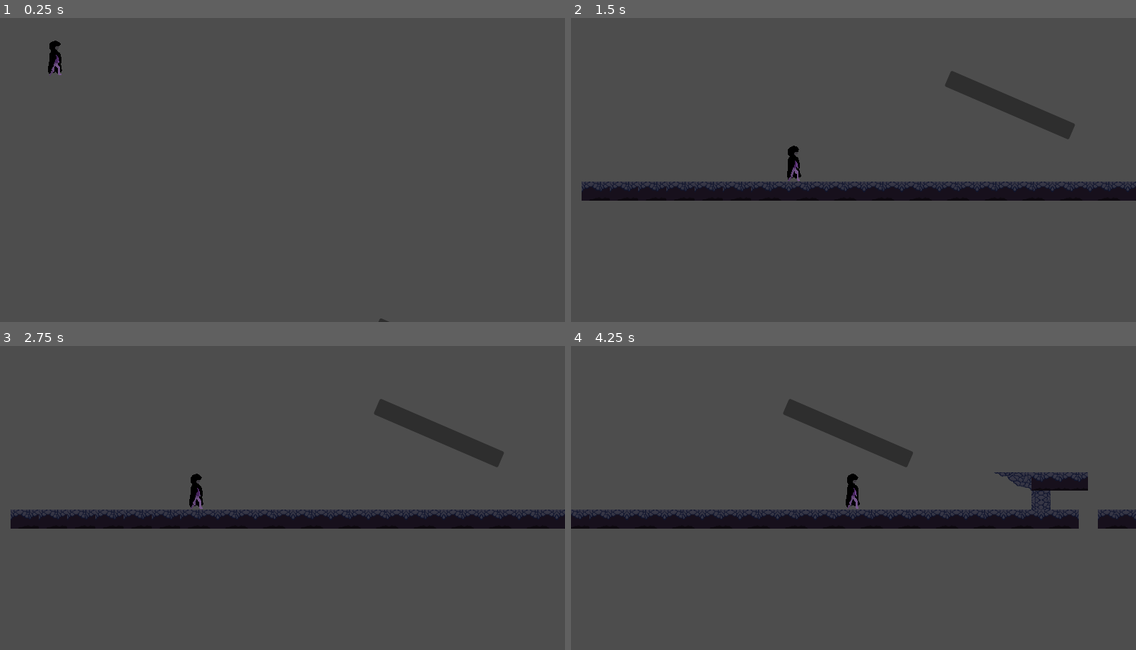
Above: before the commit, frames 1-4 (two rows, left to right).
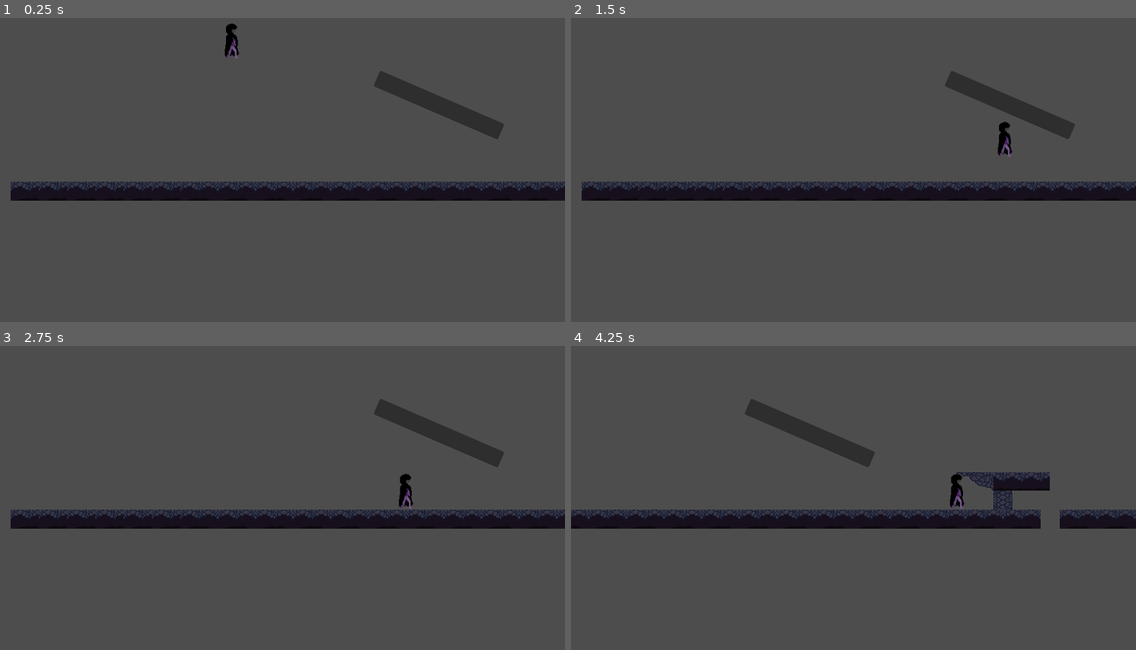
Above: after the commit, the same moments.

Repository: Nyx-go/Aether-Trials
Game: Godot game, scene res://Scenes/Niveaux/Test.tscn
Same seed, same stepped clock (60 frames per second), same inputs: the game is played once before the commit and once after it. This scene is started directly instead of the project's main scene.
Inputs:
- Up to frame 1 (0.25 s): no input
- Up to frame 2 (1.5 s): tap Enter (ui_accept) at 0.5 s; hold D (move_right) from 0.53 s (still down); tap Shift (ability) at 0.6, 1.35 s; tap Space (jump) at 0.77 s
- Up to frame 3 (2.75 s): tap Space (jump) at 1.52 s; release D (move_right) at 2.03 s; hold A (move_left) from 2.03 s (still down); tap Shift (ability) at 2.1 s
- Up to frame 4 (4.25 s): release A (move_left) at 2.78 s; hold D (move_right) from 2.78 s (still down); tap Shift (ability) at 2.85, 3.6 s; tap Space (jump) at 3.02, 3.77 s

The runs differ from the first frame. In frame 1, 7.1% of the frame differs, in the area x 1-100%, y 1-100%; in frame 2, 0.4%; in frame 3, 0.4%; in frame 4, 4.6%.

Commit message:
truc

Diff:
--- a/Scenes/Niveaux/Test.tscn
+++ b/Scenes/Niveaux/Test.tscn
@@ -1,7 +1,10 @@
-[gd_scene load_steps=9 format=3 uid="uid://bld4msu1n5dpa"]
+[gd_scene load_steps=12 format=3 uid="uid://bld4msu1n5dpa"]
 
 [ext_resource type="Texture2D" uid="uid://yernr8bk7bnf" path="res://Sprite/Monde 1/tiles-sheet-hell-1.png" id="1_uf7fi"]
+[ext_resource type="PackedScene" uid="uid://rj3rxq16bmd4" path="res://Player/Element air/Player_air.tscn" id="2_03j0u"]
 [ext_resource type="PackedScene" uid="uid://duo22ynnygtpt" path="res://Player/PlayerBase/Player.tscn" id="2_ewk6p"]
+[ext_resource type="PackedScene" uid="uid://cwm82ee1gut1m" path="res://Player/Element eau/Player_Water.tscn" id="3_uh8xc"]
+[ext_resource type="PackedScene" uid="uid://dvjpk6y6gmm16" path="res://Player/Element Feu/Player_Fire.tscn" id="4_20sll"]
 
 [sub_resource type="TileSetAtlasSource" id="TileSetAtlasSource_yhqy1"]
 texture = ExtResource("1_uf7fi")
@@ -101,12 +104,25 @@
 
 [node name="Test" type="Node2D"]
 
-[node name="Player" parent="." instance=ExtResource("2_ewk6p")]
-
 [node name="TileMap" type="TileMap" parent="."]
 tile_set = SubResource("TileSet_61jem")
 format = 2
 layer_0/tile_data = PackedInt32Array(2752528, 65536, 0, 2818064, 65536, 1, 2752529, 131072, 0, 2818065, 131072, 1, 2752 …(5015 unchanged characters)…
+
+[node name="Player" type="Node2D" parent="."]
+
+[node name="Player_Base" parent="Player" instance=ExtResource("2_ewk6p")]
+visible = false
+position = Vector2(110, 609)
+
+[node name="Player_water" parent="Player" instance=ExtResource("3_uh8xc")]
+visible = false
+
+[node name="Player_fire" parent="Player" instance=ExtResource("4_20sll")]
+visible = false
+
+[node name="Player_air" parent="Player" instance=ExtResource("2_03j0u")]
+position = Vector2(345, 400)
 
 [node name="StaticBody2D" type="StaticBody2D" parent="."]
 position = Vector2(-719, 610)
